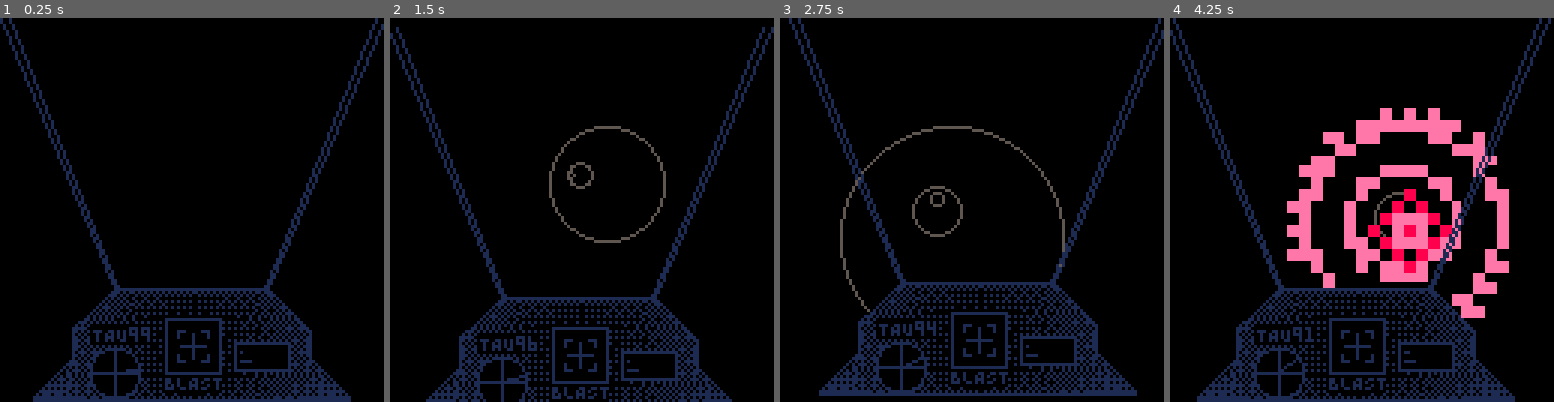
Above: before the commit, frames 1-4 (left to right).
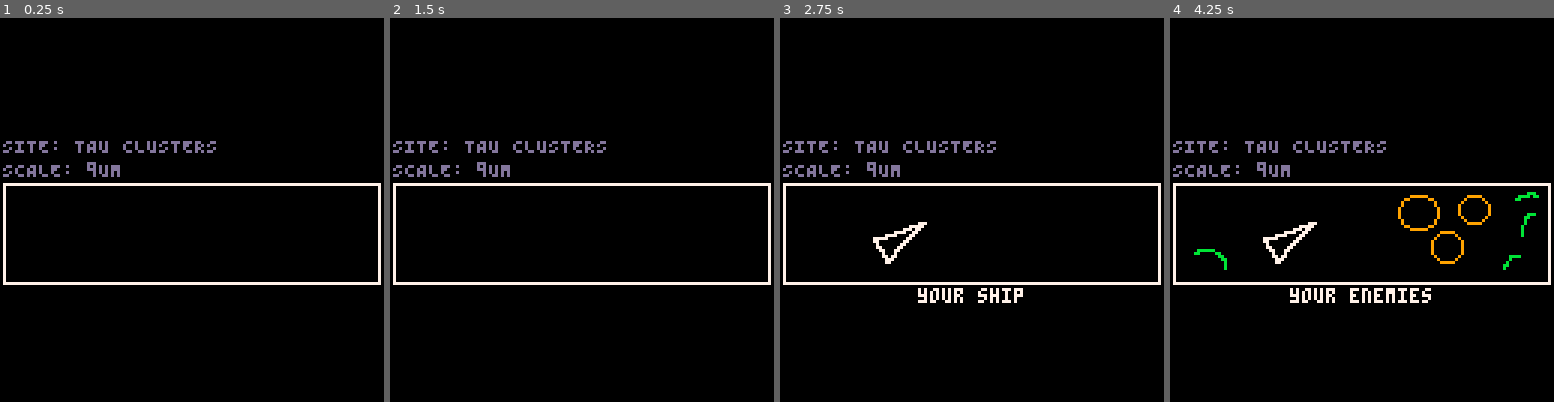
Above: after the commit, the same moments.

Repository: caseylabrack/laser
Game: PICO-8 cartridge zaag.p8
Two runs of this game, one before a commit and one after it. Both use one fixed random seed, a clock stepped at 60 frames per second and the inputs below.
Inputs:
- Up to frame 1 (0.25 s): no input
- Up to frame 2 (1.5 s): tap O (Z key) at 0.33, 0.7, 1.43 s; tap X (X key) at 1.07 s
- Up to frame 3 (2.75 s): hold Left 1.97-2.37 s; tap X (X key) at 2.07, 2.4, 2.73 s; tap O (Z key) at 2.22 s; hold Down from 2.42 s (still down)
- Up to frame 4 (4.25 s): release Down at 2.82 s; hold Right 2.87-3.53 s; tap X (X key) every 0.33 s from 3.07 to 4.07 s; tap O (Z key) at 3.1, 3.98 s; hold Up 3.58-4.08 s; hold Right from 4.13 s (still down)

The runs differ from the first frame. In frame 1, 13% of the frame differs, in the area x 0-100%, y 0-100%; in frame 2, 12%; in frame 3, 15%; in frame 4, 25%.

Commit message:
very basic slide show intro

Diff:
--- a/zaag.p8
+++ b/zaag.p8
@@ -151,12 +153,16 @@
 	end
 
 
+	introco=cocreate(slides)
+	coresume(introco)
+
 --	_update60=_mainupdate
 --	_draw=_maindraw
 --	tick=0
 --	title=cocreate(title_setup)
 	_update60=nil
-	_draw=introdraw
+--	_draw=introdraw
+	_draw=introdraw2
 
 --	menuitem(1, "swap ❎/🅾️ btns", btns_toggle)
 --	menuitem(2, "save screenshot", function () extcmd("screen") end)
@@ -1221,6 +1227,57 @@
 
 -->8
 --misc
+
+function slides()
+
+	local t=0
+	local slide=1
+
+	while t<240 do
+		t+=1
+		cls()
+		local text=""
+		--palette to hide all
+		local hidepal={[14]=0,[11]=0,[10]=0,[8]=0,[6]=0,[9]=0}
+
+		--ship reveal
+		if t>60 then
+			hidepal[10]=7
+			text="your ship"
+		end
+		--zoids reveal
+		if t>120 then
+			hidepal[9]=nil hidepal[11]=nil
+			text="your enemies"
+		end
+		--defenses reveal
+		if t>180 then
+			hidepal[6]=nil hidepal[8]=nil hidepal[14]=nil
+			text="the defenses"
+		end
+
+		print(smallcaps("site: tau clusters"),1,40,13)
+		print(smallcaps("scale: 9um"),1,48,13)
+		pal(hidepal)
+		sspr(0,56,126,34,1,55)
+		pal()
+		cprint(text,64,90,7)
+--		circ(64,64,inner.r,15)
+		yield()
+	end
+	_update60=_mainupdate
+	_draw=_maindraw
+	tick=0
+	title=cocreate(title_setup)
+end
+
+function introdraw2()
+	if costatus(introco)!="dead" then
+		assert(coresume(introco))
+	else
+		_draw=introdraw
+	end
+end
 
 --homing bomb
 h=setmetatable({
@@ -1785,417 +1842,415 @@
 -->8
 --intro
 
-cs={}
-tick=0
-i=0
-
-function introdraw()
-	tick+=1
-
-	for c in all(cs) do
-		c.r*=1.1
-		c.p+=.01
-	end
-
-	if cs[1] and cs[1].r>64 then
-		deli(cs,1)
-	end
-
-	if tick%15==0
+--cs={}
+--tick=0
+--i=0
+
+--function introdraw()
+--	tick+=1
+--
+--	for c in all(cs) do
+--		c.r*=1.1
+--		c.p+=.01
+--	end
+--
+--	if cs[1] and cs[1].r>64 then
+--		deli(cs,1)
+--	end
+--
+--	if tick%15==0
 --	and i<6
-	then
-		i+=1
-		local p=rnd()
-		if #cs~=0 then
-			p=cs[#cs].p+rndr(-.25,.1)
-		end
-		add(cs,{r=1,p=p,id=i})
-	end
-
-	cls()
- for z=#cs,1,-1 do
- 	local sx = 64+cos(cs[z].p)*15
- 	local sy = 64+sin(cs[z].p)*15
- 	circfill(sx,sy,cs[z].r, 0 | 0x1800)
-		if cs[z].id==6 then
-			sspr(
-				1,17, --source coord
-				19,19, --source w/h
-				sx-cs[z].r,sy-cs[z].r,--destination coord
-				cs[z].r*2,cs[z].r*2 -- destination w/h
-			)
-		else
-			circ(sx,sy,cs[z].r, 5 | 0x1800)
-		end
- end
-
- pal(10,0)
- if cs[1] then
-		camera(cos(cs[1].p)*3,sin(cs[1].p)*3)
- end
- sspr(0,79,128,49,0,79)
-	pal()
-	color(1)
-	line(38,90,0,0)
-	line(39,90,3,0)
-	line(89,90,128,0)
-	line(88,90,125,0)
-	rectfill(30,102,49,108,0)
-	print("TAU"..(99-i),31,103,1)
-
+--	then
+--		i+=1
+--		local p=rnd()
+--		if #cs~=0 then
+--			p=cs[#cs].p+rndr(-.25,.1)
+--		end
+--		add(cs,{r=1,p=p,id=i})
+--	end
+--
+--	cls()
+-- for z=#cs,1,-1 do
+-- 	local sx = 64+cos(cs[z].p)*15
+-- 	local sy = 64+sin(cs[z].p)*15
+-- 	circfill(sx,sy,cs[z].r, 0 | 0x1800)
+--		if cs[z].id==6 then
+--			sspr(
+--				1,17, --source coord
+--				19,19, --source w/h
+--				sx-cs[z].r,sy-cs[z].r,--destination coord
+--				cs[z].r*2,cs[z].r*2 -- destination w/h
+--			)
+--		else
+--			circ(sx,sy,cs[z].r, 5 | 0x1800)
+--		end
+-- end
+--
+-- pal(10,0)
+-- if cs[1] then
+--		camera(cos(cs[1].p)*3,sin(cs[1].p)*3)
+-- end
+-- sspr(0,79,128,49,0,79)
+--	pal()
+--	color(1)
+--	line(38,90,0,0)
+--	line(39,90,3,0)
+--	line(89,90,128,0)
+--	line(88,90,125,0)
+--	rectfill(30,102,49,108,0)
+--	print("TAU"..(99-i),31,103,1)
+--
 --	rect(93,118,122,126)
-	print("BLAST",55,119)
+--	print("BLAST",55,119)
 --	circ(118,122,1,8)
 
-	--gauges
-	local ang=t()/50
-	line(38,118,38+cos(ang)*8,118+sin(ang)*8,1)
-	line(80,111,80+13*sin(-tick/10000),111,1)
-	line(80,114,80+13*sin(-tick/12000)+3,114,1)
-
-
+--	gauges
+--	local ang=t()/50
+--	line(38,118,38+cos(ang)*8,118+sin(ang)*8,1)
+--	line(80,111,80+13*sin(-tick/10000),111,1)
+--	line(80,114,80+13*sin(-tick/12000)+3,114,1)
 --	if tick==180 then
 --		_update60=_mainupdate
 --		_draw=_maindraw
 --		tick=0
 --		title=cocreate(title_setup)
 --	end
-end
-…(338 lines of a section not shown)…
+--end
+…(338 lines of a section not shown)…
Not shown, changed: 34 lines of the sprite sheet (__gfx__) section of zaag.p8
